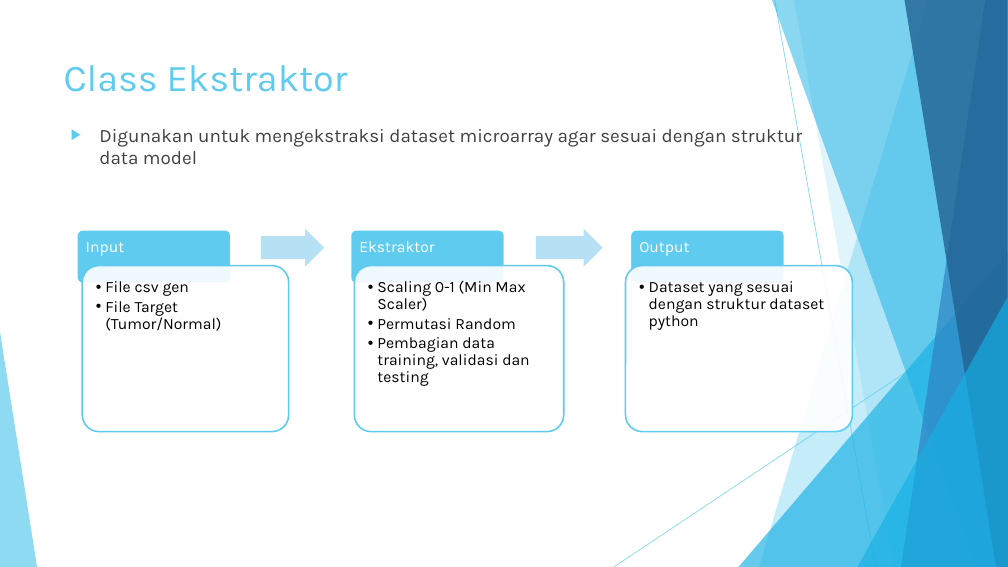
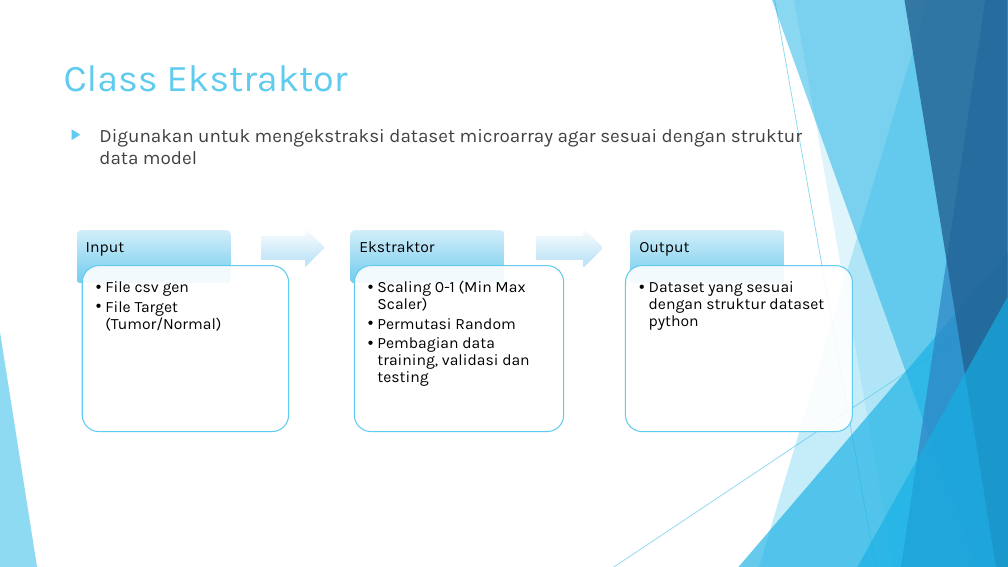
Before and after one commit to neimasilk/thesis_bibli, a slide deck: slide 28 of laporan progress/progress report mei 12.pptx. Drawn at 1008x567 pixels with LibreOffice and Linux fonts; fonts in the diff are those of the drawing. Boxes give left, top, right and bottom in pixels: in the first picture for what was removed or moved away, otherwise in the second. Text is boxed around its words. In the diff, an @@ line names an element or a change of style, - is before the commit and + after.

```diff
--- a/laporan progress/progress report mei 12.pptx
+++ b/laporan progress/progress report mei 12.pptx
@@ right arrow at [261,228,324,267]: fill #B6E2F6 to gradient #FCFEFF to #BFE5F7 @@
@@ right arrow at [536,228,603,267]: fill #B6E2F6 to gradient #FCFEFF to #BFE5F7 @@
@@ text colour #FFFFFF to #000000 in 3 elements at [86,242,125,256], [359,241,434,252], [639,242,689,256] @@
@@ fill #5FCBEF to gradient #D4EEF9 to #7DD1F1; outline #FFFFFF 1.5 pt to none in 3 elements at [77,230,231,284], [351,230,505,284], [631,230,785,284] @@
@@ outline #5FCBEF 1.5 pt to #5FCBEF 1 pt in 3 elements at [82,265,289,432], [355,265,564,432], [625,265,852,432] @@
```
Also in this commit, not shown: 3 other slides changed, 7 other files.
